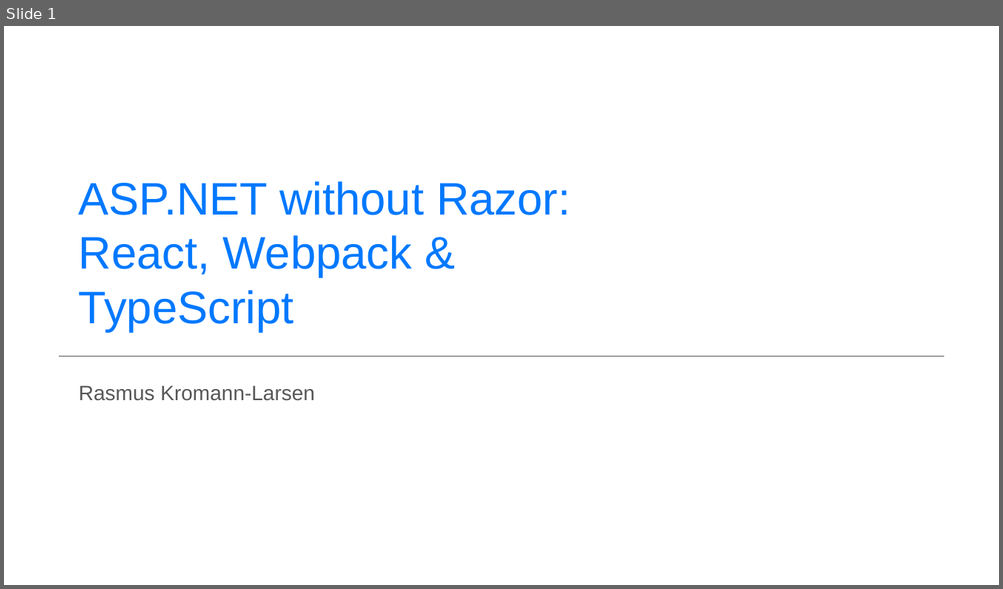
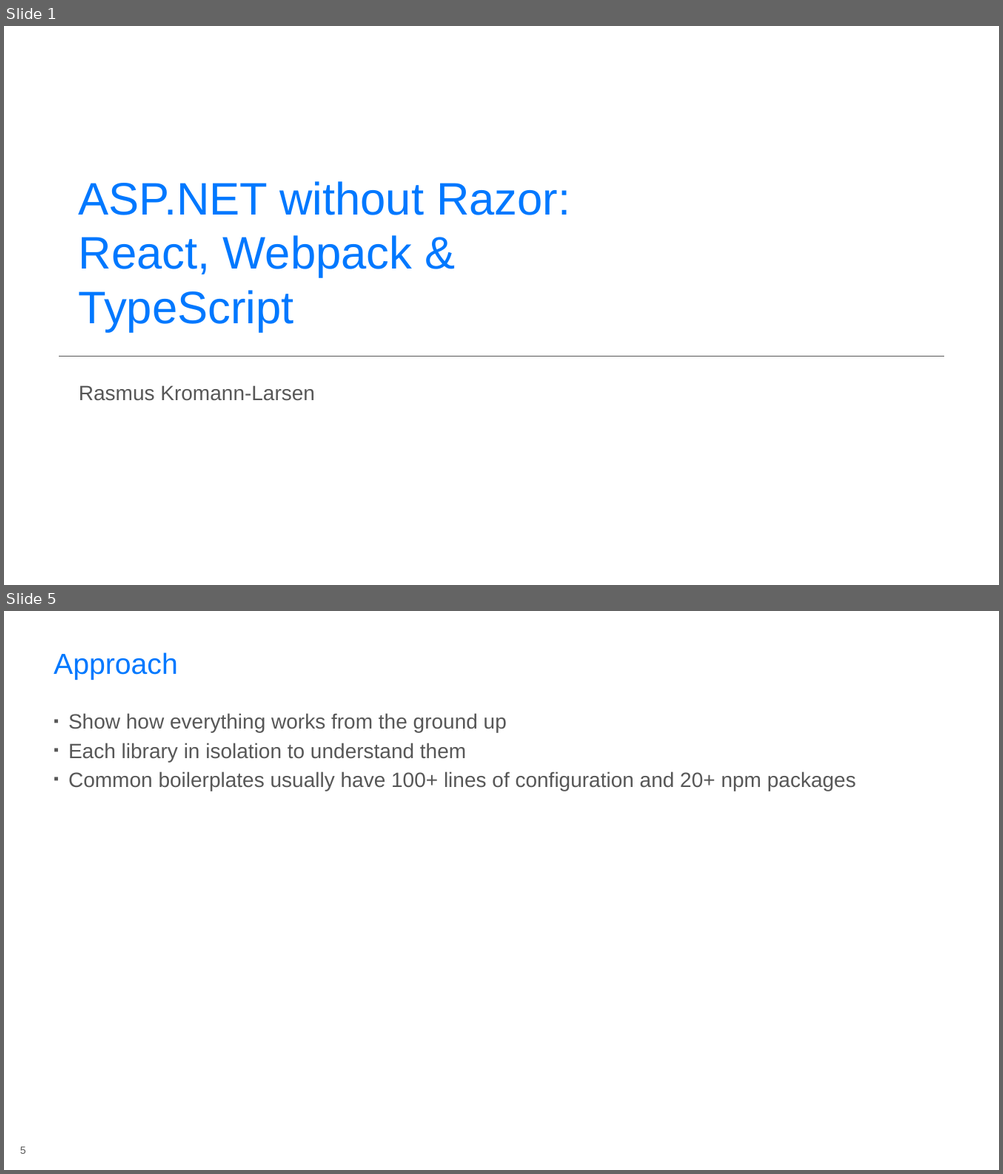
Before and after one commit to rasmuskl/react-webpack-typescript, a slide deck: _notes/Presentation.pptx. Shown one above the other, each under a label of ours: slide 1 before the commit, slides 1 and 5 after it; the slides between them are not shown. The pictures are 1003x589 and 1003x1174 pixels, drawn with LibreOffice and Linux fonts; fonts in the diff are those of the drawing; background and template pictures are left out. Boxes give left, top, right and bottom in pixels: in the first picture for what was removed or moved away, otherwise in the second. Text is boxed around its words. In the diff, an @@ line names an element or a change of style, - is before the commit and + after.

```diff
--- a/_notes/Presentation.pptx
+++ b/_notes/Presentation.pptx
@@ slide 5 added at (x1=4, y1=611, x2=999, y2=1170), background #FFFFFF @@
@@ title added at (x1=54, y1=652, x2=178, y2=680), 28 pt, text #0078FF @@
+Approach
@@ text added at (x1=68, y1=713, x2=856, y2=791), 20 pt, text #575757 @@
+▪ Show how everything works from the ground up
+▪ Each library in isolation to understand them
+▪ Common boilerplates usually have 100+ lines of configuration and 20+ npm packages
@@ page number added at (x1=20, y1=1147, x2=26, y2=1154), 10 pt, text #575757 @@
+5
```
Also in this commit, not shown: 1 slide changed, 7 other slides added, 7 other files.
